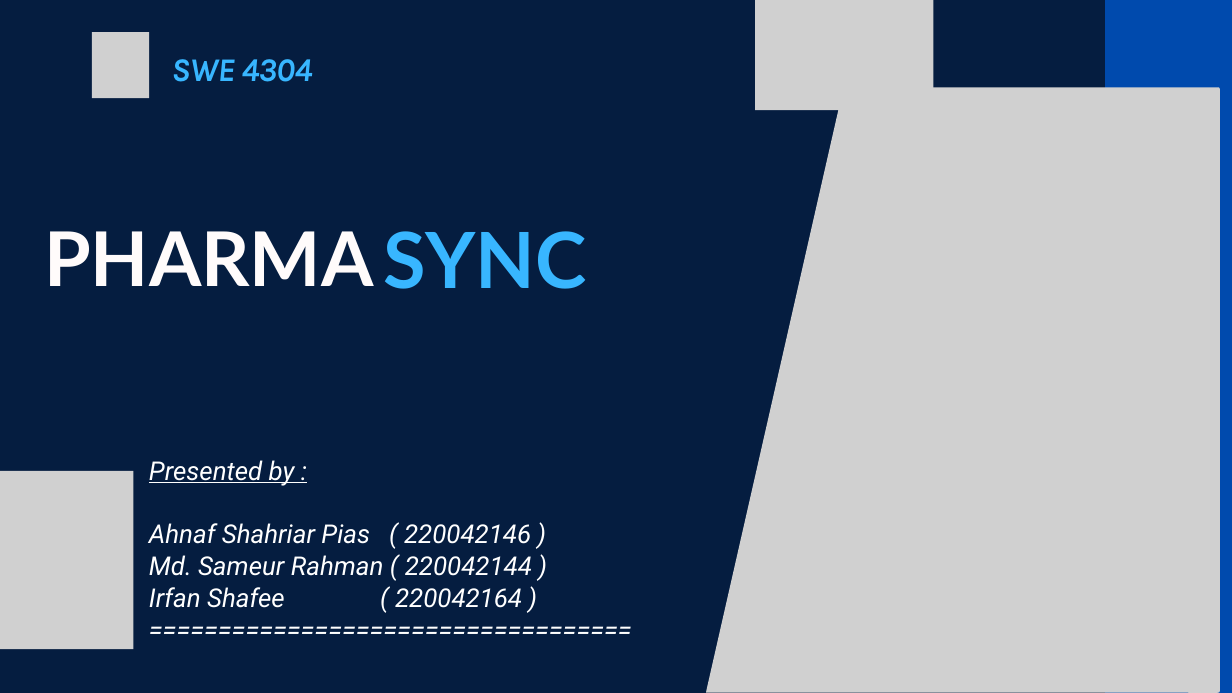
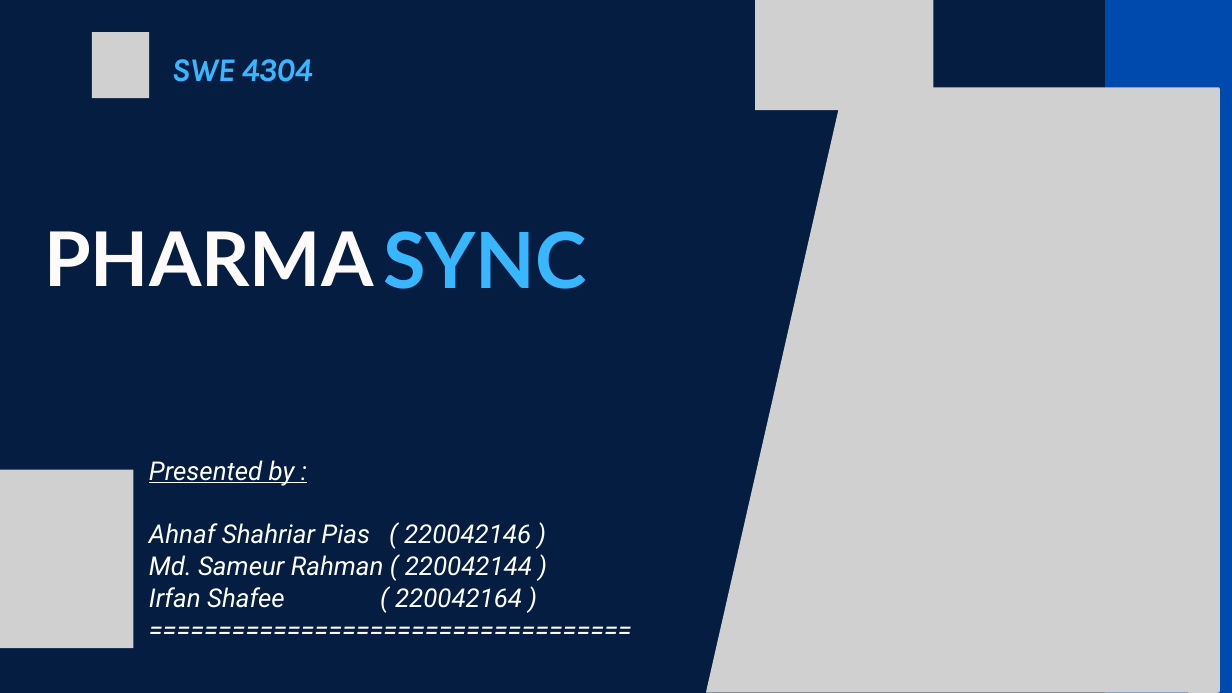
Before and after one commit to A-Piyas-04/PHARMASYNC, a slide deck: slide 1 of Progress Presentation/SPL Progress.pptx. Drawn at 1232x693 pixels with LibreOffice and Linux fonts; fonts in the diff are those of the drawing; grey boxes stand for pictures. Boxes give left, top, right and bottom in pixels: in the first picture for what was removed or moved away, otherwise in the second. Text is boxed around its words. In the diff, an @@ line names an element or a change of style, - is before the commit and + after.

```diff
--- a/Progress Presentation/SPL Progress.pptx
+++ b/Progress Presentation/SPL Progress.pptx
@@ picture at bbox=[0, 469, 134, 648]: outline redrawn @@
```
Also in this commit, not shown: 1 other slide changed, 11 other files.
